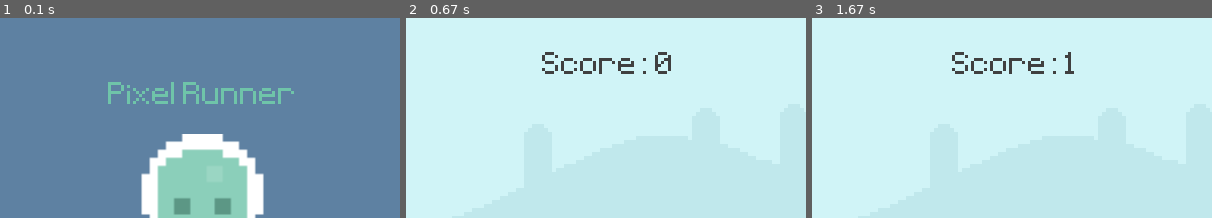
Above: before the commit, frames 1-3 (left to right).
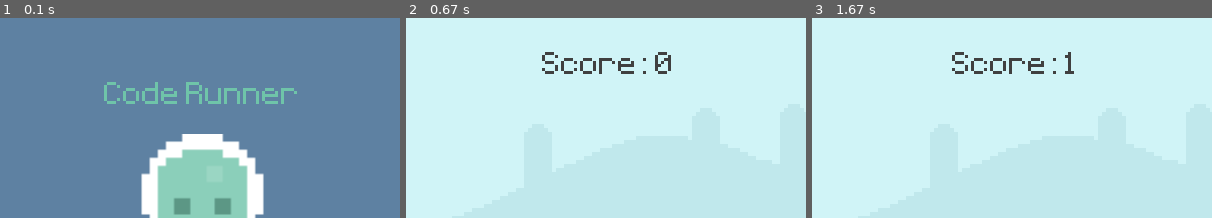
Above: after the commit, the same moments.

Repository: will-s-h/treehacks
Game: pygame game, started from CodeRunner/thecoderunner.py
Two runs of this game, one before a commit and one after it. Both use one fixed random seed, a clock stepped at 60 frames per second and the inputs below.
Inputs:
- Up to frame 1 (0.1 s): no input
- Up to frame 2 (0.67 s): click "PLAY" at 0.38 s
- Up to frame 3 (1.67 s): hold Up 0.67-1.13 s; hold Up 1.17-1.53 s; tap Space at 1.23 s
The pictures show only the part of the screen within x 25-75%, y 0-50%; the shares and areas given below are measured in that part.

The runs differ from the first frame. In frame 1, 2.0% of the frame differs, in the area x 26-75%, y 32-43%; in frame 2, nothing differs; in frame 3, nothing differs.

Commit message:
final changes

Diff:
--- a/CodeRunner/thecoderunner.py
+++ b/CodeRunner/thecoderunner.py
@@ -191,7 +191,7 @@
 player_stand = pygame.transform.rotozoom(player_stand,0,2)
 player_stand_rect = player_stand.get_rect(center = (400,200))
 
-game_name = test_font.render('Pixel Runner',False,(111,196,169))
+game_name = test_font.render('Code Runner',False,(111,196,169))
 game_name_rect = game_name.get_rect(center = (400,80))
 
 game_message = test_font.render('PLAY',False,(111,196,169))
